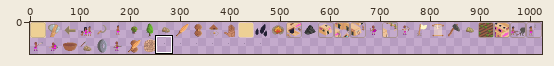
A sprite sheet gets an edit: Assets/Sprites/Buttons/Unit Buttons.png. The first picture is a wide view before the edit; the outline marks the close-up.
Close-up. Old version:
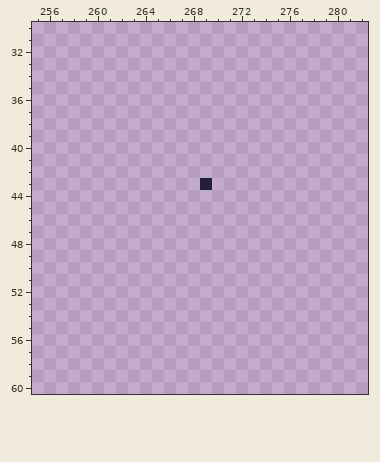
The file is 1024x64 pixels. Shown: x 255..282, y 30..60.
Now the later version:
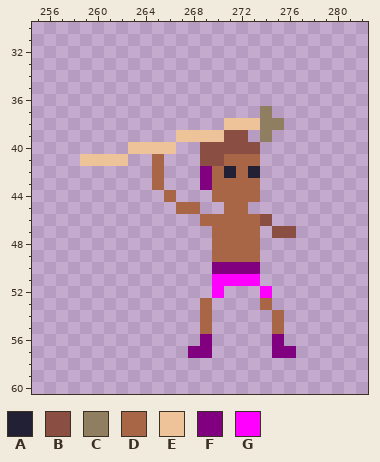
Palette (. is transparent): A #222034  B #8a4e43  C #8f7e60  D #a86647  E #eec39a  F #800080  G #ff00ff
Message: Fixed buttons not showing after using hotkeys
Difference:
{"y":37,"x":274,"old":".","new":"C"}
{"y":38,"x":271,"old":".....","new":"EEECC"}
{"y":39,"x":267,"old":"......","new":"EEEEBB"}
{"y":39,"x":274,"old":".","new":"C"}
{"y":40,"x":263,"old":"....","new":"EEEE"}
{"y":40,"x":269,"old":".....","new":"BBBBB"}
{"y":41,"x":259,"old":"....","new":"EEEE"}
{"y":41,"x":265,"old":".","new":"D"}
{"y":41,"x":269,"old":".....","new":"BBDDD"}
{"y":42,"x":265,"old":".","new":"D"}
{"y":42,"x":269,"old":".....","new":"FDADA"}
{"y":43,"x":265,"old":".","new":"D"}
{"y":43,"x":269,"old":"A....","new":"FDDDD"}
{"y":44,"x":266,"old":".","new":"D"}
{"y":44,"x":270,"old":"....","new":"DDDD"}
{"y":45,"x":267,"old":"..","new":"DD"}
{"y":45,"x":271,"old":"..","new":"DD"}
{"y":46,"x":269,"old":"......","new":"DDDDDB"}
{"y":47,"x":270,"old":"....","new":"DDDD"}
{"y":47,"x":275,"old":"..","new":"BB"}
{"y":48,"x":270,"old":"....","new":"DDDD"}
{"y":49,"x":270,"old":"....","new":"DDDD"}
{"y":50,"x":270,"old":"....","new":"FFFF"}
{"y":51,"x":270,"old":"....","new":"GGGG"}
{"y":52,"x":270,"old":".","new":"G"}
{"y":52,"x":274,"old":".","new":"G"}
{"y":53,"x":269,"old":".","new":"D"}
{"y":53,"x":274,"old":".","new":"D"}
{"y":54,"x":269,"old":".","new":"D"}
{"y":54,"x":275,"old":".","new":"D"}
{"y":55,"x":269,"old":".","new":"D"}
{"y":55,"x":275,"old":".","new":"D"}
{"y":56,"x":269,"old":".","new":"F"}
{"y":56,"x":275,"old":".","new":"F"}
{"y":57,"x":268,"old":"..","new":"FF"}
{"y":57,"x":275,"old":"..","new":"FF"}
{"label":"changed","picture_box":[80,106,296,358]}
